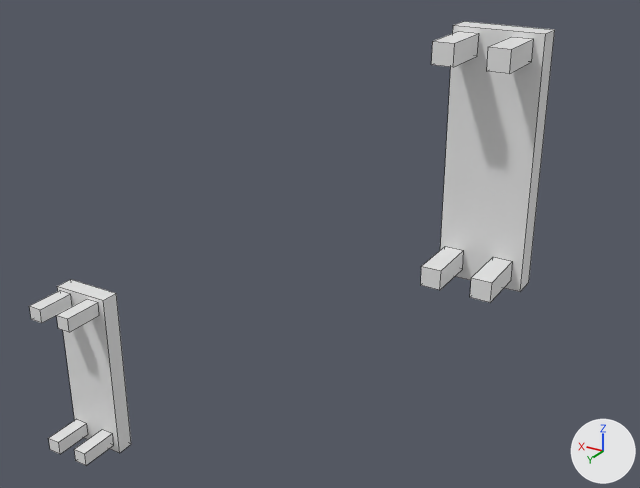
One commit to the OBJ model landstalker/data/proxies/table_701.obj: the scene before it, then after it.
The view is the same before and after, from a camera (50 mm lens) standing at (353.1, 140.3, 634.8) and looking at (448.3, -18.3, 555.5). The axes (+X, +Y, +Z) are drawn at lower right. The lights are the same throughout. The first picture is the older version. Mesh edges are drawn as thin lines. Where no turn or scale is listed for an object, it has been applied to the vertices.

Names of what the first picture shows: 'table_701'.
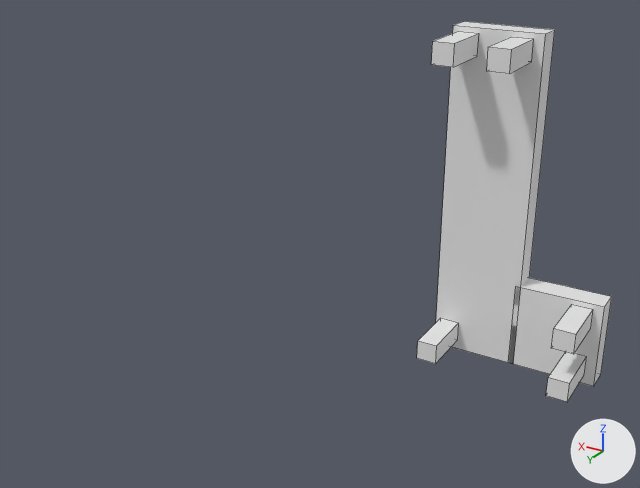
Patch to the scene script:
```diff
--- a/landstalker/data/proxies/table_701.obj.py
+++ b/landstalker/data/proxies/table_701.obj.py
@@ me_table_701 @@
 # used by ob_table_701; location = (0.0, 0.0, 0.0)
 # verts and faces of me_table_701; kept vertices keep their numbers, new ones are numbered from 80
 # before: 0 (399.0, -11.0, 559.0) at pixel (520, 291), 1 (416.0, -11.0, 559.0), 4 (399.0, -16.0, 559.0) at pixel (528, 282), 5 (416.0, -16.0, 559.0)
-me_table_701.from_pydata(...)  # 80 vertices, 60 faces; spans x 399.0..528.0, y -16.0..0.0, z 479.0..608.0
+me_table_701.from_pydata(...)  # 56 vertices, 42 faces; spans x 383.0..416.0, y -16.0..0.0, z 543.0..608.0
+# me_table_701 part 1: a new loose piece, a box spanning x 383.0..400.0, y -16.0..-11.0, z 543.0..560.0
+# me_table_701 part 2: the loose piece of 8 vertices spanning x 411.0..415.0, y -11.0..0.0, z 561.0..565.0 is moved by (0.0, 0.0, -16.0)
+# me_table_701 part 3: the loose piece of 8 vertices spanning x 401.0..405.0, y -11.0..0.0, z 561.0..565.0 is moved by (-16.0, 0.0, -16.0)
+# me_table_701 part 4: the loose piece of 8 vertices spanning x 513.0..517.0, y -11.0..0.0, z 523.0..527.0 is moved by (-128.0, 0.0, 32.0)
+# me_table_701 part 5: the loose piece of 8 vertices spanning x 523.0..527.0, y -11.0..0.0, z 523.0..527.0 is deleted
+# me_table_701 part 6: the loose piece of 8 vertices spanning x 511.0..528.0, y -16.0..-11.0, z 479.0..528.0 is deleted
+# me_table_701 part 7: the loose piece of 8 vertices spanning x 513.0..517.0, y -11.0..0.0, z 481.0..485.0 is deleted
+# me_table_701 part 8: the loose piece of 8 vertices spanning x 523.0..527.0, y -11.0..0.0, z 481.0..485.0 is deleted
+# me_table_701 part 9
+for i in [0, 1, 4, 5]: verts[i] += (0.0, 0.0, -16.0)
```

What differs and where, as boxes (x1, y1, x2, y2) in the pictures (640 x 488 px; the box of a moved part takes in the faces that stretch with it):
'table_701', reshaped (63% narrower, 14% shorter)
    before: (29, 21, 555, 465)
    after: (417, 21, 612, 402)
part 1 of me_table_701, added
    after: (509, 278, 612, 386)
part 2 of me_table_701, moved or reshaped
    before: (421, 246, 464, 290)
    after: (417, 318, 459, 364)
part 3 of me_table_701, moved or reshaped
    before: (470, 257, 513, 302)
    after: (546, 352, 587, 402)
part 4 of me_table_701, moved or reshaped
    before: (57, 299, 99, 332)
    after: (552, 304, 593, 354)
part 5 of me_table_701, deleted
    before: (29, 290, 72, 323)
part 6 of me_table_701, deleted
    before: (57, 279, 131, 453)
part 7 of me_table_701, deleted
    before: (74, 429, 114, 465)
part 8 of me_table_701, deleted
    before: (49, 419, 88, 454)
part 9 of me_table_701, moved or reshaped
    before: (440, 25, 555, 292)
    after: (436, 25, 555, 363)
